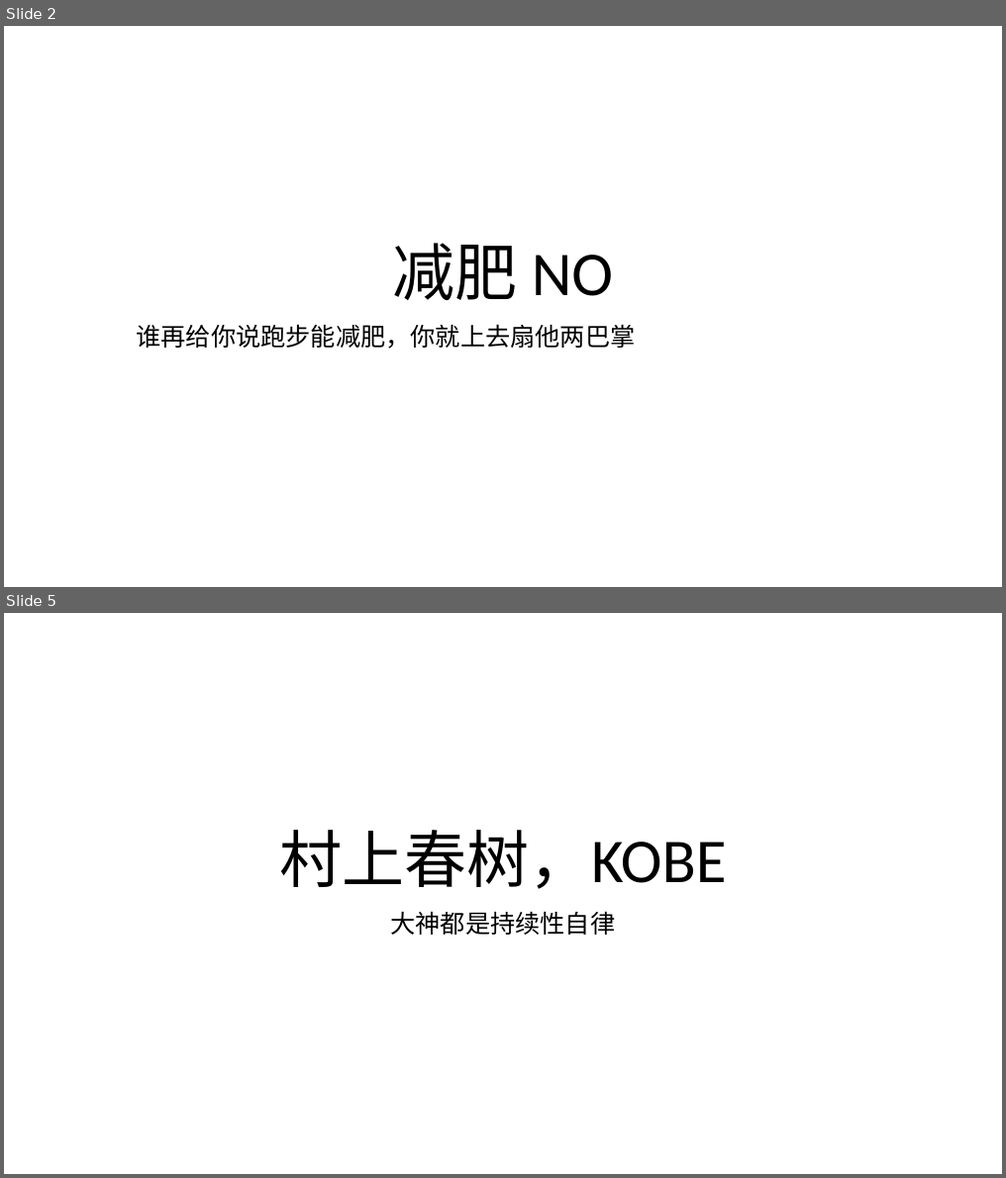
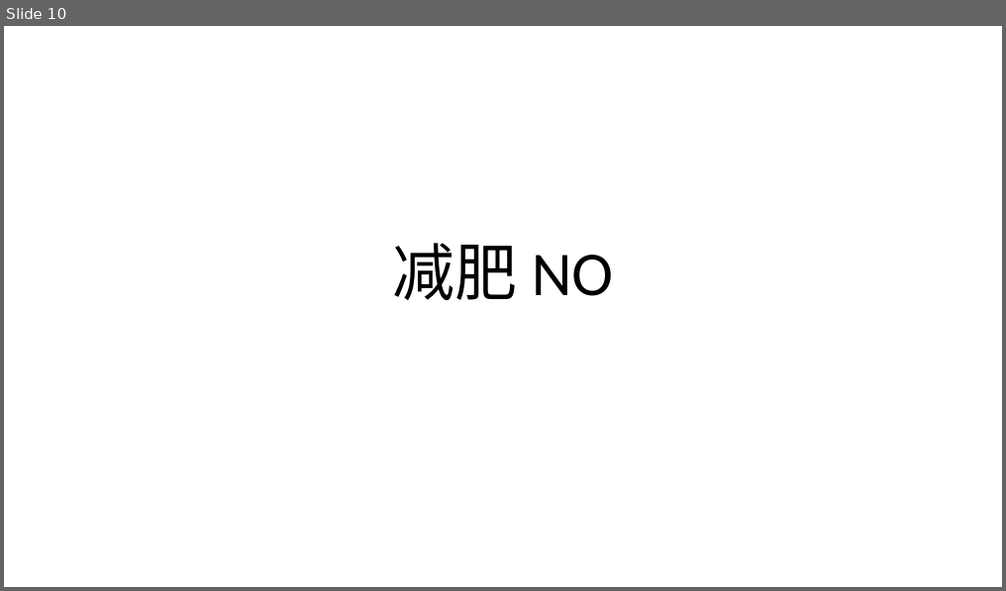
Before and after one commit to FredJiangFei/MyDocuments, a slide deck: 其他/run/run.pptx. Shown one above the other, each under a label of ours: slides 2 and 5 before the commit, slide 10 after it; the slides between them are not shown. The pictures are 1006x1178 and 1006x591 pixels, drawn with LibreOffice and Linux fonts; fonts in the diff are those of the drawing. Boxes give left, top, right and bottom in pixels: in the first picture for what was removed or moved away, otherwise in the second. Text is boxed around its words. In the diff, an @@ line names an element or a change of style, - is before the commit and + after.

```diff
--- a/其他/run/run.pptx
+++ b/其他/run/run.pptx
@@ slide 5 removed at (x1=4, y1=613, x2=1002, y2=1174), background #FFFFFF @@
@@ title removed at (x1=279, y1=830, x2=726, y2=889) @@
-村上春树，KOBE
@@ subtitle removed at (x1=391, y1=911, x2=616, y2=935) @@
-大神都是持续性自律
@@ what was slide 2 is now slide 10 @@
@@ slide 10 changed as well @@
@@ subtitle removed at (x1=137, y1=324, x2=636, y2=349) @@
-谁再给你说跑步能减肥，你就上去扇他两巴掌
```
Also in this commit, not shown: 1 other slide changed, 13 slides added, 4 other slides removed, 2 other files.
